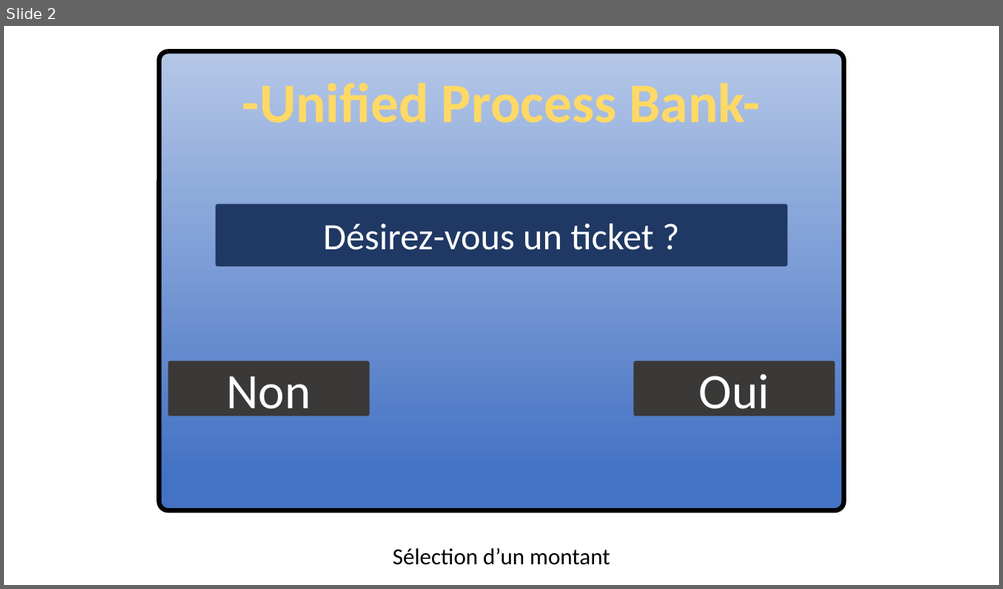
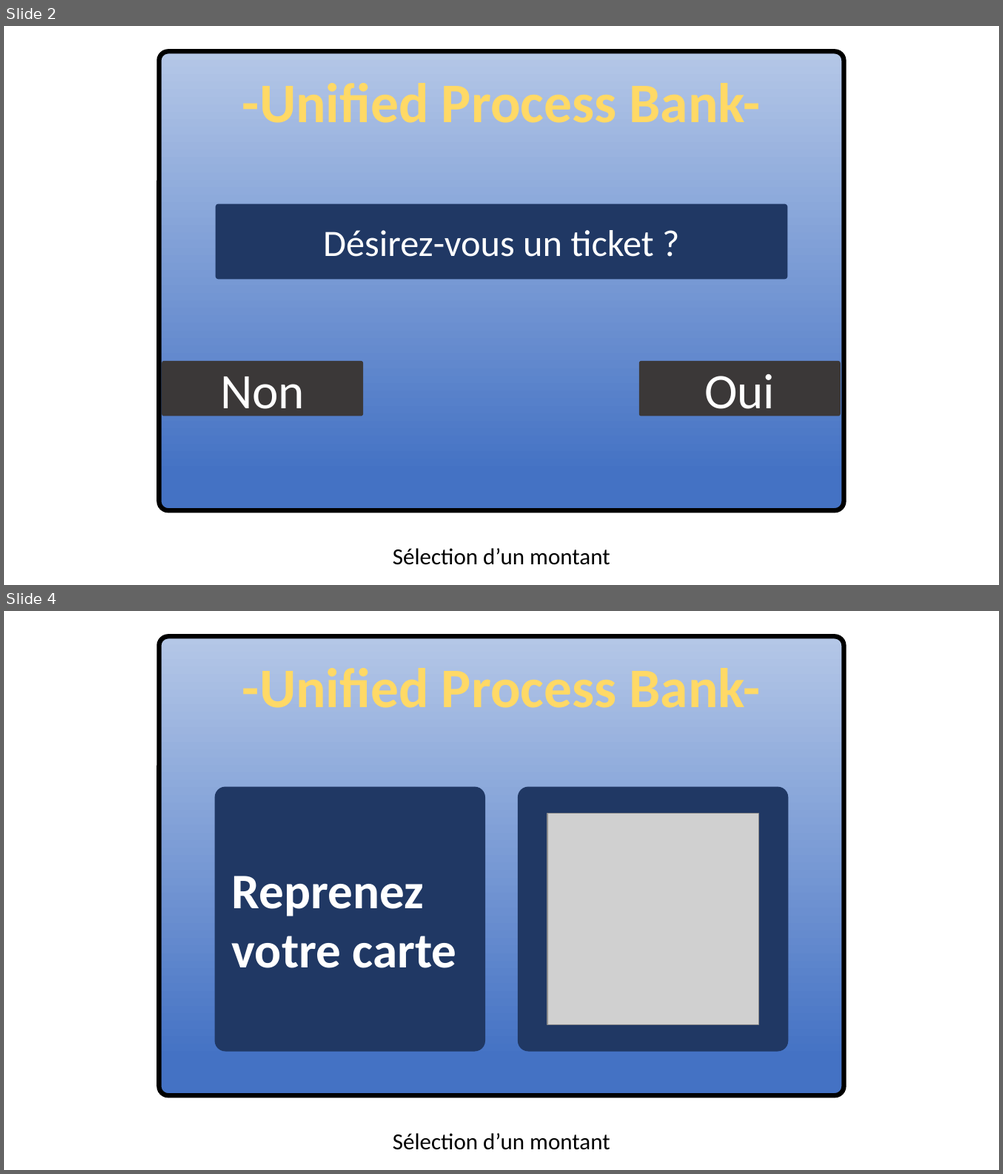
Before and after one commit to kyweez/CDA-15-APPLICATION-DESIGN, a slide deck: GAB/Version-aurelien/IHM-aurelien.pptx. Shown one above the other, each under a label of ours: slide 2 before the commit, slides 2 and 4 after it; the slides between them are not shown. The pictures are 1003x589 and 1003x1174 pixels, drawn with LibreOffice and Linux fonts; fonts in the diff are those of the drawing; grey boxes stand for pictures. Boxes give left, top, right and bottom in pixels: in the first picture for what was removed or moved away, otherwise in the second. Text is boxed around its words. In the diff, an @@ line names an element or a change of style, - is before the commit and + after.

```diff
--- a/GAB/Version-aurelien/IHM-aurelien.pptx
+++ b/GAB/Version-aurelien/IHM-aurelien.pptx
@@ slide 4 added at (4, 611, 999, 1170), background #FFFFFF @@
@@ rounded rectangle added at (159, 636, 844, 1096), fill gradient #4472C4 to #B4C7E7, outline #000000 4.5 pt @@
@@ text added at (242, 668, 760, 708), 54 pt, text #FFD966, bold @@
+-Unified Process Bank-
@@ rounded rectangle added at (214, 787, 485, 1052), fill #203864 @@
@@ rounded rectangle added at (518, 787, 788, 1052), fill #203864 @@
@@ picture added at (547, 814, 758, 1025) @@
@@ text added at (232, 876, 456, 968), 48 pt, text #FFFFFF, bold @@
+Reprenez
+votre carte
@@ subtitle added at (392, 1133, 610, 1150), 22.2 pt, text #000000 @@
+Sélection d’un montant
@@ slide 2 changed as well @@
@@ rounded rectangle "Désirez-vous un ticket ?": place and size @@
-rounded rectangle "Désirez-vous un ticket ?" at (215, 204, 788, 267)
+rounded rectangle "Désirez-vous un ticket ?" at (215, 204, 788, 280)
@@ rounded rectangle "Non": place and size @@
-rounded rectangle "Non" at (168, 361, 370, 416)
+rounded rectangle "Non" at (162, 361, 363, 416)
@@ rounded rectangle "Oui": place and size @@
-rounded rectangle "Oui" at (634, 361, 835, 416)
+rounded rectangle "Oui" at (639, 361, 840, 416)
```
Also in this commit, not shown: 1 other slide changed, 1 other slide added.
